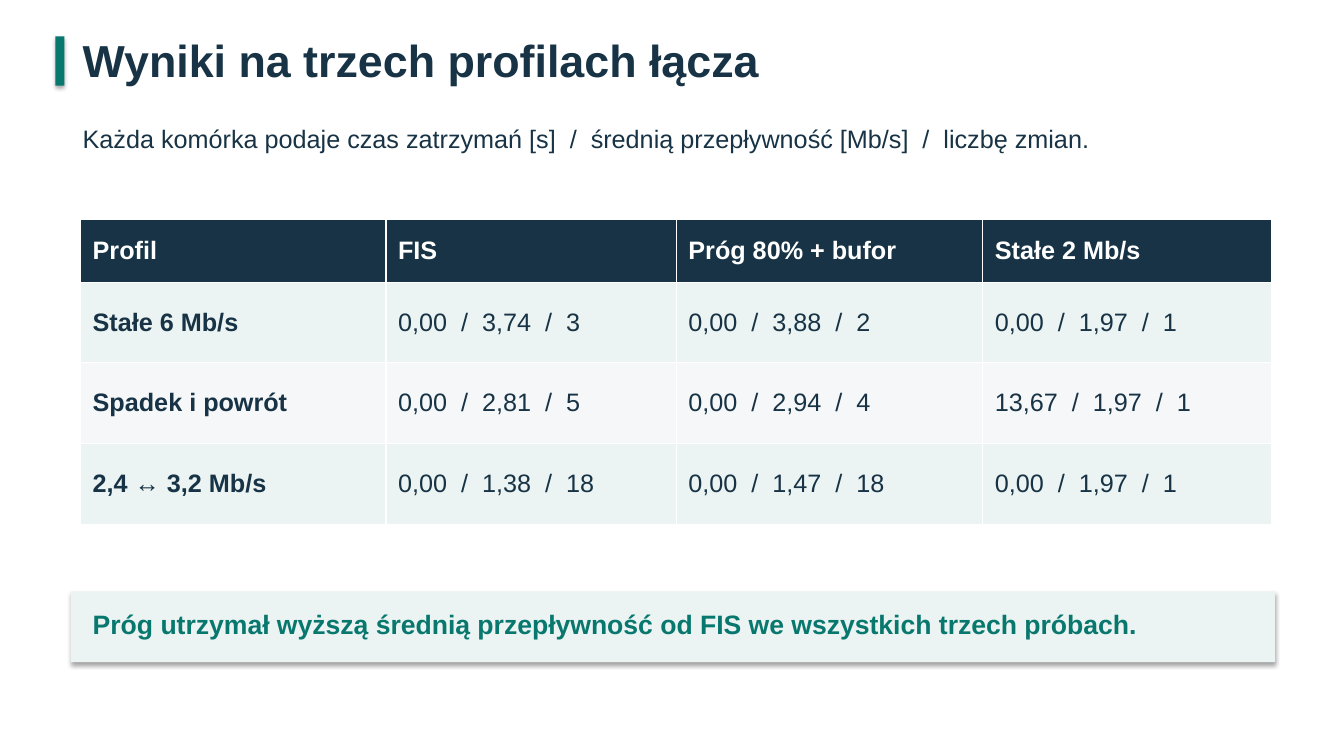
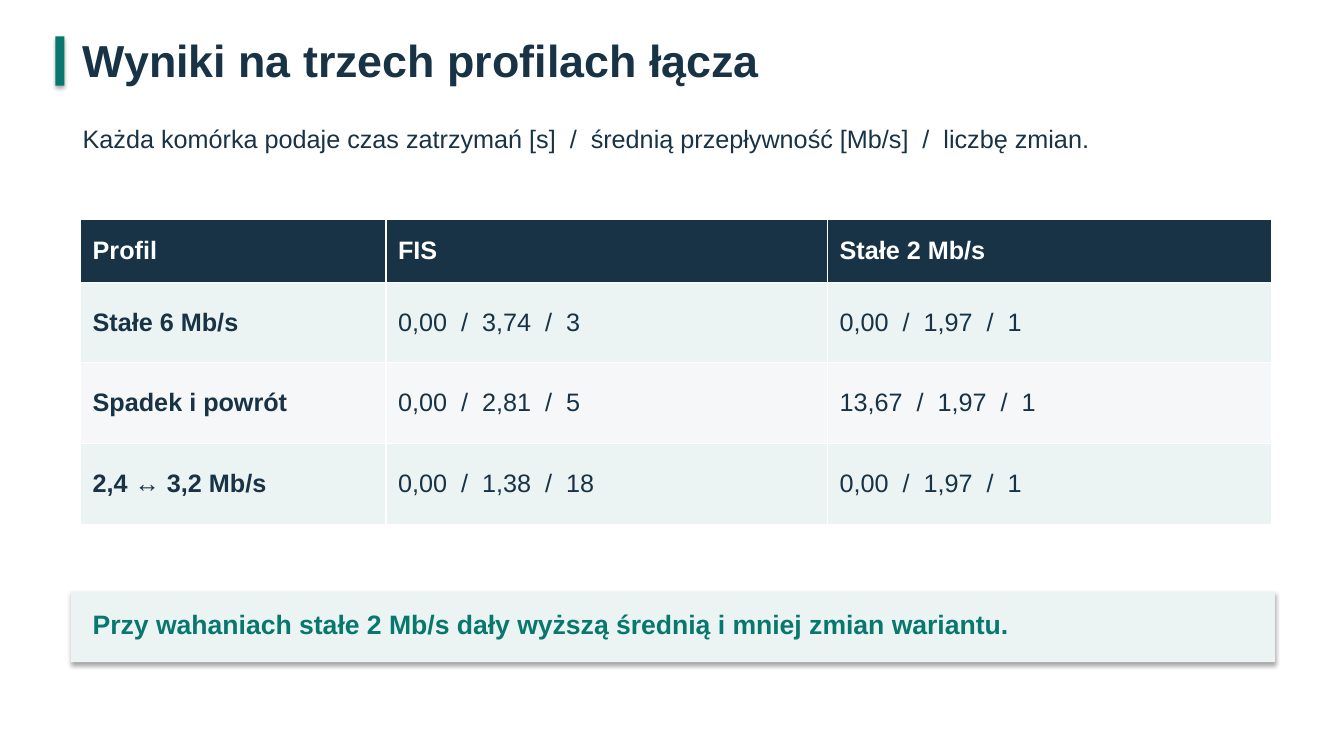
Before and after one commit to mateuszdoktor1/iwise-projekt, a slide deck: slide 10 of prezentacja.pptx. Drawn at 1344x756 pixels with LibreOffice and Linux fonts; fonts in the diff are those of the drawing. Boxes give left, top, right and bottom in pixels: in the first picture for what was removed or moved away, otherwise in the second. Text is boxed around its words. In the diff, an @@ line names an element or a change of style, - is before the commit and + after.

```diff
--- a/prezentacja.pptx
+++ b/prezentacja.pptx
@@ table at (81, 220, 1272, 524) @@
-column 3: Próg 80% + bufor | 0,00 / 3,88 / 2 | 0,00 / 2,94 / 4 | 0,00 / 1,47 / 18
@@ text at (93, 614, 1008, 639): text changed @@
-Próg utrzymał wyższą średnią przepływność od FIS we wszystkich trzech próbach.
+Przy wahaniach stałe 2 Mb/s dały wyższą średnią i mniej zmian wariantu.
```
Also in this commit, not shown: 1 other slide changed, 7 other files.
